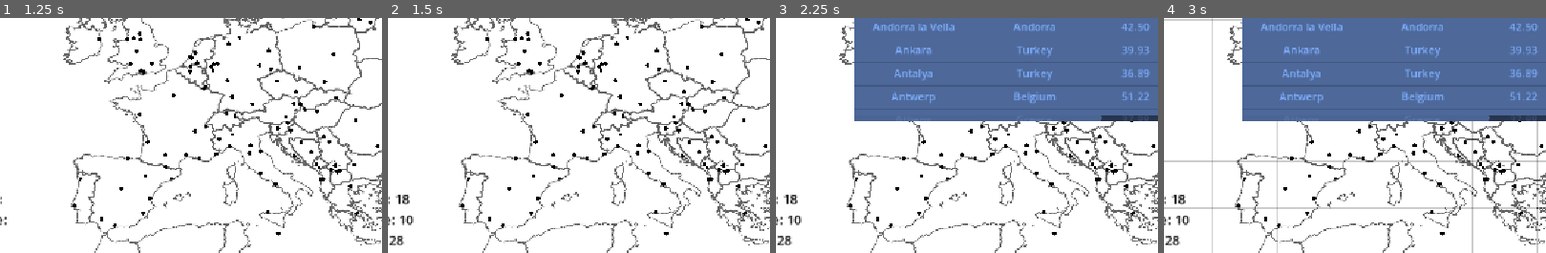
Above: before the commit, frames 1-4 (left to right).
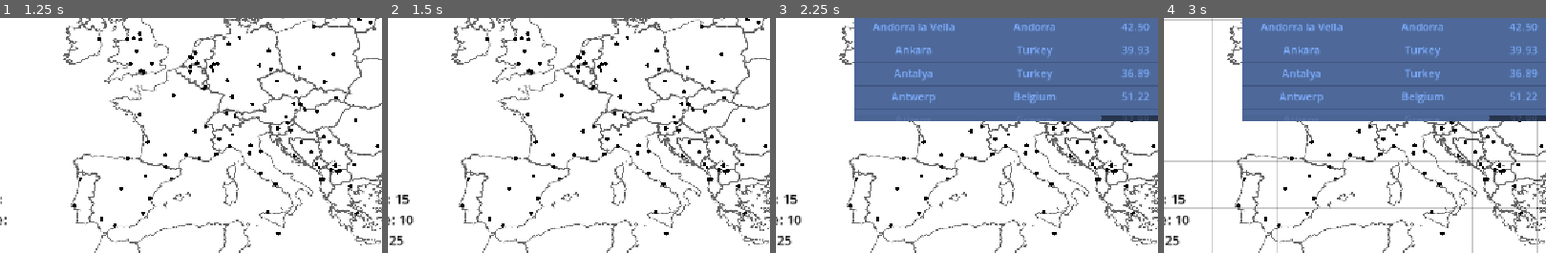
Above: after the commit, the same moments.

Repository: CanadianBoson/family-vacation
Game: Godot game, scene res://main_menu.tscn
Two runs of this game, one before a commit and one after it. Both use one fixed random seed, a clock stepped at 60 frames per second and the inputs below.
Inputs:
- Up to frame 1 (1.25 s): click "Start" at 0.5 s
- Up to frame 2 (1.5 s): click "Clear All" at 1.25 s
- Up to frame 3 (2.25 s): click "Info" at 2 s
- Up to frame 4 (3 s): click "Grid" at 2.75 s
The pictures show only the part of the screen within x 11-61%, y 50-100%; the shares and areas given below are measured in that part.

Frame 1 is identical in both runs. In frame 2, less than 0.1% of the frame differs, in the area x 2-6%, y 75-97%; in frame 3, less than 0.1%; in frame 4, less than 0.1%.

Commit message:
feat: add some lat/lon quests

Diff:
--- a/dropdown_data.json
+++ b/dropdown_data.json
@@ -370,5 +370,45 @@
 	  "difficulty": 2,
 	  "incompatible": []
 	},
+	"MaxLat": {
+	  "text": "The route should not exceed 10 degrees latitude in spread",
+	  "difficulty": 2,
+	  "incompatible": ["MinLat"]
+	},
+	"MinLat": {
+	  "text": "The route should exceed 20 degrees latitude in spread",
+	  "difficulty": 2,
+	  "incompatible": ["MaxLat"]
+	},
+	"StartEndMaxLat": {
+	  "text": "The route endpoints should not exceed 10 degrees latitude in spread",
+	  "difficulty": 2,
+	  "incompatible": ["StartEndMinLat"]
+	},
+	"StartEndMinLat": {
+	  "text": "The route endpoints should exceed 20 degrees latitude in spread",
+	  "difficulty": 2,
+	  "incompatible": ["StartEndMaxLat"]
+	},
+	"MaxLon": {
+	  "text": "The route should not exceed 15 degrees longitude in spread",
+	  "difficulty": 2,
+	  "incompatible": ["MinLat"]
+	},
+	"MinLon": {
+	  "text": "The route should exceed 25 degrees longitude in spread",
+	  "difficulty": 2,
+	  "incompatible": ["MaxLat"]
+	},
+	"StartEndMaxLon": {
+	  "text": "The route endpoints should not exceed 15 degrees longitude in spread",
+	  "difficulty": 2,
+	  "incompatible": ["StartEndMinLat"]
+	},
+	"StartEndMinLon": {
+	  "text": "The route endpoints should exceed 25 degrees longitude in spread",
+	  "difficulty": 2,
+	  "incompatible": ["StartEndMaxLat"]
+	},
   }
 }
--- a/quest_manager.gd
+++ b/quest_manager.gd
@@ -63,6 +63,14 @@
 		"SomeSmallPopulation": {"func": _check_min_population, "expected": false},
 		"StayInEU": {"func": _check_stay_in_eu, "expected": true},
 		"LeaveEU": {"func": _check_stay_in_eu, "expected": false},
+		"MaxLat": {"func": _check_coordinate_spread, "expected": true, "args": ["lat", "all", 10.0, "max"]},
+		"MinLat": {"func": _check_coordinate_spread, "expected": true, "args": ["lat", "all", 20.0, "min"]},
+		"StartEndMaxLat": {"func": _check_coordinate_spread, "expected": true, "args": ["lat", "start_end", 10.0, "max"]},
+		"StartEndMinLat": {"func": _check_coordinate_spread, "expected": true, "args": ["lat", "start_end", 20.0, "min"]},
+		"MaxLon": {"func": _check_coordinate_spread, "expected": true, "args": ["lon", "all", 15.0, "max"]},
+		"MinLon": {"func": _check_coordinate_spread, "expected": true, "args": ["lon", "all", 25.0, "min"]},
+		"StartEndMaxLon": {"func": _check_coordinate_spread, "expected": true, "args": ["lon", "start_end", 15.0, "max"]},
+		"StartEndMinLon": {"func": _check_coordinate_spread, "expected": true, "args": ["lon", "start_end", 25.0, "min"]},
 		# avoider
 		"StayAwayDE": {"func": _check_stay_away, "expected": true, "args": ["Germany", "avoid"]},
 		"StayAwayFR": {"func": _check_stay_away, "expected": true, "args": ["France", "avoid"]},
@@ -411,6 +419,42 @@
 
 	return false
 
+# Checks the spread of latitude or longitude for all or just start/end points.
+func _check_coordinate_spread(coord_type: String, check_mode: String, limit: float, comparison: String, dropped_pin_data: Array, _all_locations_data: Array, _num_menu_items: int) -> bool:
+	if dropped_pin_data.size() < 2:
+		# If there aren't enough points for a spread, it satisfies a "max" check
+		# but fails a "min" check.
+		return comparison == "max"
+
+	var points_to_check = []
+	if check_mode == "all":
+		points_to_check = dropped_pin_data
+	elif check_mode == "start_end":
+		points_to_check.append(dropped_pin_data.front())
+		points_to_check.append(dropped_pin_data.back())
+
+	# Extract the relevant coordinate (lat or lon) from the points.
+	var coords = []
+	var key = "lat" if coord_type == "lat" else "lng"
+	for point in points_to_check:
+		coords.append(point.get(key, 0.0))
+
+	if coords.is_empty():
+		return comparison == "max"
+
+	# Calculate the spread.
+	var min_coord = coords.min()
+	var max_coord = coords.max()
+	var spread = max_coord - min_coord
+
+	# Compare the spread to the limit.
+	if comparison == "max":
+		return spread <= limit
+	elif comparison == "min":
+		return spread >= limit
+
+	return false
+
 func _check_all_transport(dropped_pin_data: Array, _all_locations_data: Array, _num_menu_items: int) -> bool:
 	# A path needs at least 3 segments to potentially use all 4 transport types.
 	if dropped_pin_data.size() < 4:
